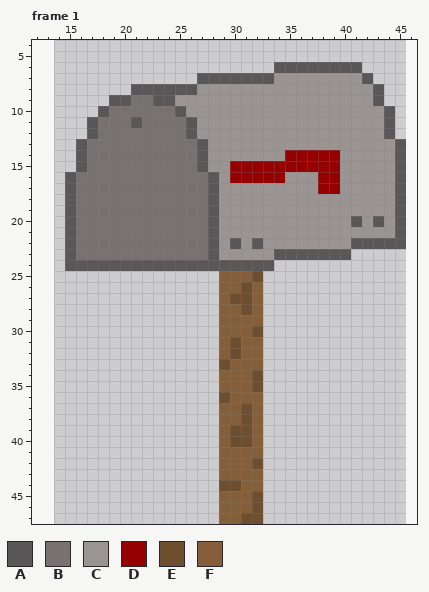
File history of a pixel-art file, ase_files/postbox.aseprite. That is the earlier state.
32x48 pixels, 1 frame. Colours within 5 levels of each other are drawn and written as one. Shown: frame 1: x 12..46, y 4..47. The old version is drawn lined up with the new one, on the new canvas. The commit also changed other frames, which this record leaves out.
Palette (. is transparent): A #595757  B #777271  C #9a9493  D #950000  E #6d4e2f  F #855f39
Pixels before, frame 1, first column x 15:
 6 ...................AAAAAAAA....
 7 ............AAAAAAACCCCCCCCA...
 8 ......AAAAAACCCCCCCCCCCCCCCCA..
 9 ....AABBAACCCCCCCCCCCCCCCCCCA..
10 ...ABBBBBBACCCCCCCCCCCCCCCCCCA.
11 ..ABBBABBBBACCCCCCCCCCCCCCCCCA.
12 ..ABBBBBBBBACCCCCCCCCCCCCCCCCA.
13 .ABBBBBBBBBBACCCCCCCCCCCCCCCCCA
14 .ABBBBBBBBBBACCCCCCCDDDDDCCCCCA
15 .ABBBBBBBBBBACCDDDDDDDDDDCCCCCA
16 ABBBBBBBBBBBBACDDDDDCCCDDCCCCCA
17 ABBBBBBBBBBBBACCCCCCCCCDDCCCCCA
18 ABBBBBBBBBBBBACCCCCCCCCCCCCCCCA
19 ABBBBBBBBBBBBACCCCCCCCCCCCCCCCA
20 ABBBBBBBBBBBBACCCCCCCCCCCCACACA
21 ABBBBBBBBBBBBACCCCCCCCCCCCCCCCA
22 ABBBBBBBBBBBBACACACCCCCCCCAAAAA
23 ABBBBBBBBBBBBACCCCCAAAAAAA.....
24 AAAAAAAAAAAAAAAAAAA............
25 ..............FFFE.............
26 ..............FFEF.............
27 ..............FEEF.............
28 ..............FFEF.............
29 ..............FFFF.............
30 ..............FFFE.............
31 ..............FEFF.............
32 ..............FEFF.............
33 ..............EFFF.............
34 ..............FFFE.............
35 ..............FFFE.............
36 ..............EFFF.............
37 ..............FFEF.............
38 ..............FFEF.............
39 ..............FEEF.............
40 ..............FEEF.............
41 ..............FFFF.............
42 ..............FFFE.............
43 ..............FFFF.............
44 ..............EEFF.............
45 ..............FFFE.............
46 ..............FFFE.............
47 ..............FFEE.............
Once edited:
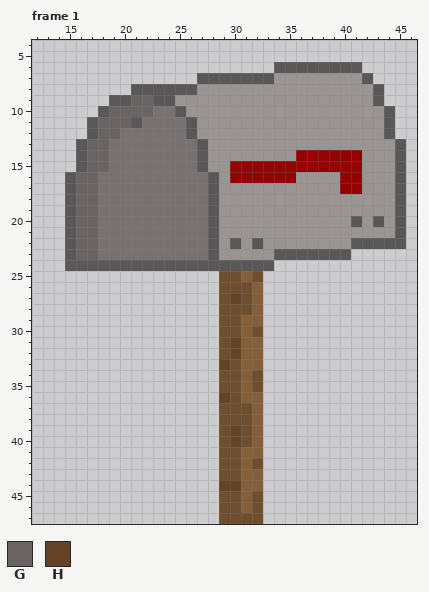
Colours new in this view: G #696463  H #654327
What changed:
{"change": "canvas 32x48 -> 48x48, the old top-left corner now at 14,0"}
{"where": "frame 1"}
{"frame":1,"y":9,"x":21,"old":"BB","new":"GG"}
{"frame":1,"y":10,"x":19,"old":"BBBB","new":"GGGG"}
{"frame":1,"y":11,"x":18,"old":"BBB","new":"GGG"}
{"frame":1,"y":12,"x":18,"old":"BB","new":"GG"}
{"frame":1,"y":13,"x":17,"old":"BB","new":"GG"}
{"frame":1,"y":14,"x":17,"old":"BB","new":"GG"}
{"frame":1,"y":14,"x":35,"old":"D","new":"C"}
{"frame":1,"y":14,"x":40,"old":"CC","new":"DD"}
{"frame":1,"y":15,"x":17,"old":"BB","new":"GG"}
{"frame":1,"y":15,"x":40,"old":"CC","new":"DD"}
{"frame":1,"y":16,"x":16,"old":"BB","new":"GG"}
{"frame":1,"y":16,"x":35,"old":"C","new":"D"}
{"frame":1,"y":16,"x":38,"old":"DDCC","new":"CCDD"}
{"frame":1,"y":17,"x":16,"old":"BB","new":"GG"}
{"frame":1,"y":17,"x":38,"old":"DDCC","new":"CCDD"}
{"frame":1,"y":18,"x":16,"old":"BB","new":"GG"}
{"frame":1,"y":19,"x":16,"old":"BB","new":"GG"}
{"frame":1,"y":20,"x":16,"old":"BB","new":"GG"}
{"frame":1,"y":21,"x":16,"old":"BB","new":"GG"}
{"frame":1,"y":22,"x":16,"old":"BB","new":"GG"}
{"frame":1,"y":23,"x":16,"old":"BB","new":"GG"}
{"frame":1,"y":25,"x":29,"old":"FF","new":"EE"}
{"frame":1,"y":26,"x":29,"old":"FF","new":"EE"}
{"frame":1,"y":27,"x":29,"old":"FE","new":"EH"}
{"frame":1,"y":28,"x":29,"old":"FF","new":"EE"}
{"frame":1,"y":29,"x":29,"old":"FF","new":"EE"}
{"frame":1,"y":30,"x":29,"old":"FF","new":"EE"}
{"frame":1,"y":31,"x":29,"old":"FE","new":"EH"}
{"frame":1,"y":32,"x":29,"old":"FE","new":"EH"}
{"frame":1,"y":33,"x":29,"old":"EF","new":"HE"}
{"frame":1,"y":34,"x":29,"old":"FF","new":"EE"}
{"frame":1,"y":35,"x":29,"old":"FF","new":"EE"}
{"frame":1,"y":36,"x":29,"old":"EF","new":"HE"}
{"frame":1,"y":37,"x":29,"old":"FF","new":"EE"}
{"frame":1,"y":38,"x":29,"old":"FF","new":"EE"}
{"frame":1,"y":39,"x":29,"old":"FE","new":"EH"}
{"frame":1,"y":40,"x":29,"old":"FE","new":"EH"}
{"frame":1,"y":41,"x":29,"old":"FF","new":"EE"}
{"frame":1,"y":42,"x":29,"old":"FF","new":"EE"}
{"frame":1,"y":43,"x":29,"old":"FF","new":"EE"}
{"frame":1,"y":44,"x":29,"old":"EE","new":"HH"}
{"frame":1,"y":45,"x":29,"old":"FF","new":"EE"}
{"frame":1,"y":46,"x":29,"old":"FF","new":"EE"}
{"frame":1,"y":47,"x":29,"old":"FF","new":"EE"}
{"label":"changed","picture_box":[76,95,153,260]}
{"label":"changed","picture_box":[285,150,362,194]}
{"label":"changed","picture_box":[219,271,241,524]}
